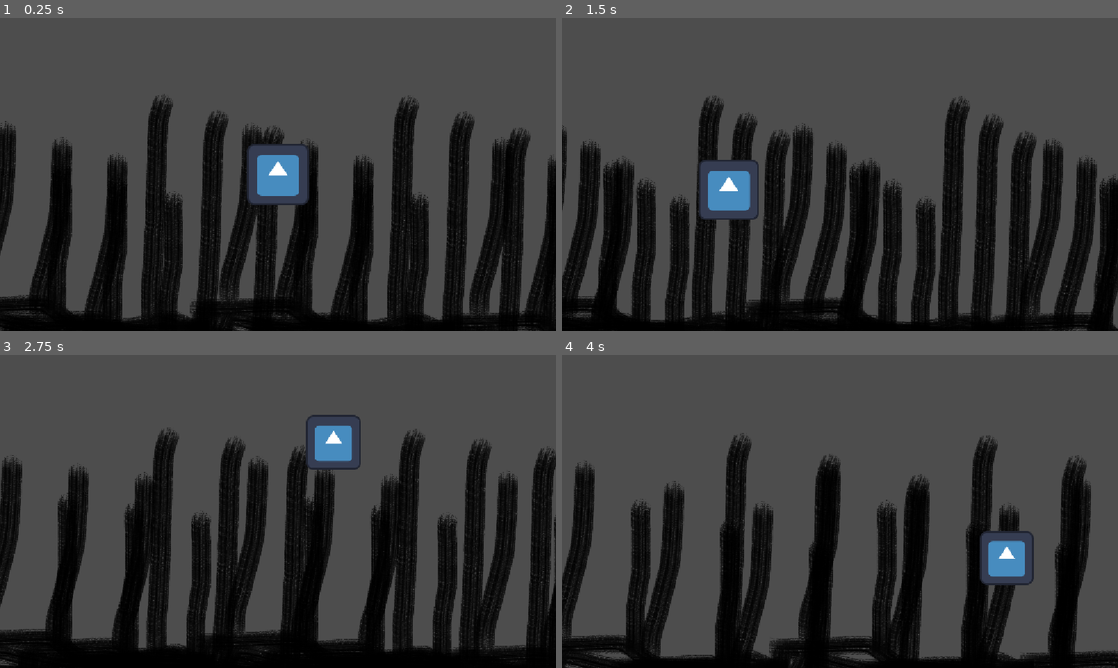
Above: before the commit, frames 1-4 (two rows, left to right).
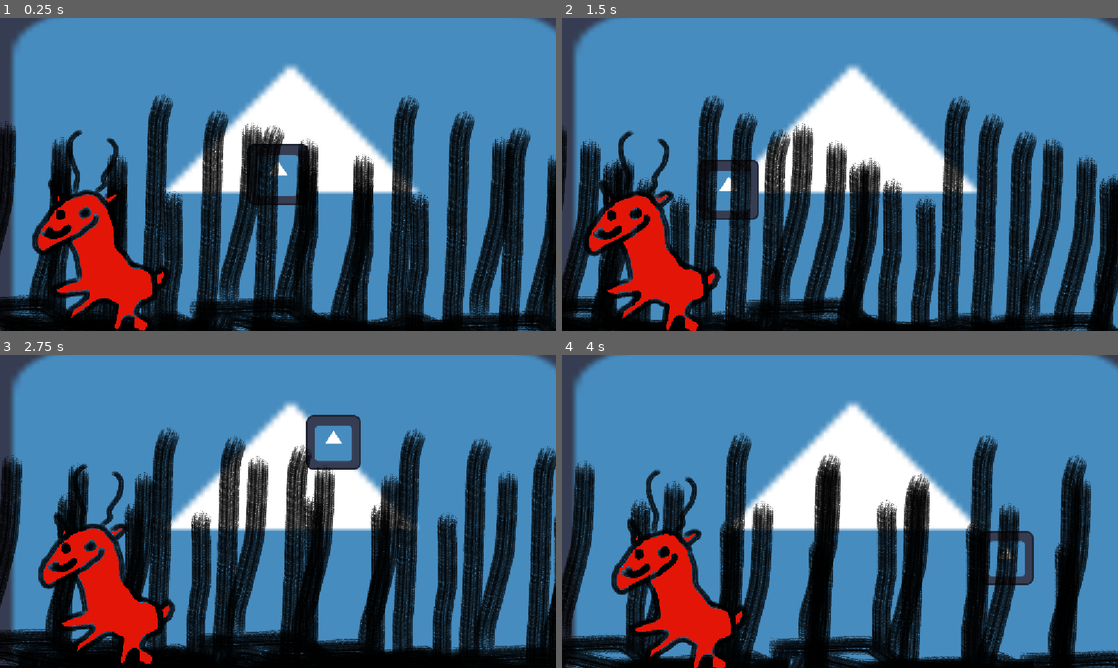
Above: after the commit, the same moments.

Repository: Fionn-the-goose/deer-hunting
Game: Godot game, scene res://play_scene.tscn
The game is run twice, just before and just after one commit, with the same random seed, the same clock (stepped at 60 frames per second) and the same inputs. The engine's default icon, where the game draws it, is replaced by a stand-in: a white triangle on a blue panel in a dark square.
Inputs (mouse positions are in pixels of both pictures, inside the frame that each line leads up to):
- Up to frame 1 (0.25 s): no input
- Up to frame 2 (1.5 s): tap Enter at 0.5 s; move the mouse to (962, 158) at 0.52 s; press the mouse at (962, 158) at 0.53 s; tap Space at 1.25 s; move the mouse to (728, 190) at 1.27 s; release the mouse at (728, 190) at 1.28 s; click (728, 190) at 1.35 s
- Up to frame 3 (2.75 s): tap Enter at 2 s; move the mouse to (333, 442) at 2.02 s; press the mouse at (333, 442) at 2.03 s
- Up to frame 4 (4 s): tap Space at 2.75 s; move the mouse to (812, 574) at 2.77 s; release the mouse at (812, 574) at 2.78 s; click (812, 574) at 2.85 s; tap Enter at 3.5 s; move the mouse to (1006, 558) at 3.52 s; press the mouse at (1006, 558) at 3.53 s

The runs differ from the first frame. In frame 1, 75% of the frame differs, in the area x 2-100%, y 0-100%; in frame 2, 75%; in frame 3, 72%; in frame 4, 79%.

Commit message:
still in the starting area

Diff:
--- /dev/null
+++ b/oh-dear/assets/materials/new_canvas_item_material.tres
@@ -0,0 +1,4 @@
+[gd_resource type="CanvasItemMaterial" format=3 uid="uid://ckqoudkfcejh7"]
+
+[resource]
+blend_mode = 1
--- /dev/null
+++ b/oh-dear/cursor.tscn
@@ -0,0 +1,20 @@
+[gd_scene format=3 uid="uid://d1di8cjvdae34"]
+
+[ext_resource type="Script" uid="uid://br7xj40qhldhr" path="res://click_recognition.gd" id="1_5l68f"]
+[ext_resource type="Texture2D" uid="uid://cwbcq0qsve3h2" path="res://icon.svg" id="2_e4vdg"]
+
+[sub_resource type="CircleShape2D" id="CircleShape2D_de42a"]
+radius = 62.03225
+
+[node name="cursor" type="Node2D" unique_id=1538365253]
+script = ExtResource("1_5l68f")
+
+[node name="Sprite2D" type="Sprite2D" parent="." unique_id=1860365061]
+z_index = -2
+texture = ExtResource("2_e4vdg")
+
+[node name="Area2D" type="Area2D" parent="Sprite2D" unique_id=1398173555]
+
+[node name="CollisionShape2D" type="CollisionShape2D" parent="Sprite2D/Area2D" unique_id=2098689113]
+shape = SubResource("CircleShape2D_de42a")
+disabled = true
--- /dev/null
+++ b/oh-dear/deer.gd
@@ -0,0 +1,29 @@
+extends Node2D
+var targeted : bool = false
+@onready var body : Sprite2D = $"Area2D/Sprite2D"
+
+# Called when the node enters the scene tree for the first time.
+func _ready() -> void:
+	pass # Replace with function body.
+
+# Called every frame. 'delta' is the elapsed time since the previous frame.
+func _process(delta: float) -> void:
+	if targeted:
+		#body.rotate()
+		pass
+	pass
+
+
+func _on_area_2d_body_entered(body: Node2D) -> void:
+
+	print(body.name)
+
+
+func _on_area_2d_mouse_entered() -> void:
+	targeted = true
+	pass # Replace with function body.
+
+
+func _on_area_2d_mouse_exited() -> void:
+	targeted = false
+	pass # Replace with function body.
--- /dev/null
+++ b/oh-dear/deer.tscn
@@ -0,0 +1,25 @@
+[gd_scene format=3 uid="uid://dpnfxhnsc6frd"]
+
+[ext_resource type="Texture2D" uid="uid://cgdvhtxqcx5nc" path="res://assets/dev_sprites/DEV_deer.png" id="1_3nj34"]
+[ext_resource type="Script" uid="uid://dbhkm5yn5ah78" path="res://deer.gd" id="1_uavrq"]
+
+[node name="Deer" type="Node2D" unique_id=1604934040]
+script = ExtResource("1_uavrq")
+
+[node name="Area2D" type="Area2D" parent="." unique_id=1342167395]
+position = Vector2(-36.999996, -138.00002)
+scale = Vector2(11.085, 11.085)
+
+[node name="CollisionPolygon2D" type="CollisionPolygon2D" parent="Area2D" unique_id=958916810]
+position = Vector2(3.000001, 7)
+polygon = PackedVector2Array(6.0992146, -2.2952585, 9.099215, -1.3428774, 11.099217, -2.2952585, 12.099217, -0.39049625, 9.0992155, 3.4190283, 6.0992146, 4.3714094, 9.099215, 7.228553, 8.099215, 9.133313, 5.0992155, 8.180934, 5.0992155, 6.2761717, 3.0992146, 9.133313, 2.0992146, 8.180934, 2.0992155, 3.4190283, -0.9007845, 3.4190283, -4.900786, 7.228553, -6.900786, 6.2761717, -2.900786, 2.4666471, -9.900786, 2.4666471, -8.900786, 0.5618849, -3.900786, -0.39049625, -5.900786, -7.0571632, -10.900786, -4.20002, -12.900787, -7.0571632, -7.9007864, -14.676211, -1.9007854, -16.580973, 2.0992146, -12.771449, 2.0992146, -7.0571632)
+
+[node name="Sprite2D" type="Sprite2D" parent="Area2D" unique_id=954181085]
+scale = Vector2(0.055, 0.055)
+texture = ExtResource("1_3nj34")
+
+[connection signal="area_entered" from="Area2D" to="." method="_on_area_2d_area_entered"]
+[connection signal="body_entered" from="Area2D" to="." method="_on_area_2d_body_entered"]
+[connection signal="mouse_entered" from="Area2D" to="." method="_on_area_2d_mouse_entered"]
+[connection signal="mouse_entered" from="Area2D" to="Area2D" method="_on_mouse_entered"]
+[connection signal="mouse_exited" from="Area2D" to="." method="_on_area_2d_mouse_exited"]
--- /dev/null
+++ b/oh-dear/deer_body.gd
@@ -0,0 +1,14 @@
+extends Area2D
+
+# Called when the node enters the scene tree for the first time.
+func _ready() -> void:
+	pass # Replace with function body.
+
+# Called every frame. 'delta' is the elapsed time since the previous frame.
+func _process(delta: float) -> void:
+	pass
+
+
+func _on_mouse_entered() -> void:
+	print("cool deer")
+	pass # Replace with function body.
--- a/oh-dear/parallax_layer.gd
+++ b/oh-dear/parallax_layer.gd
@@ -1,17 +1,17 @@
 extends Node2D
 @export var influence : float = .2
 @export var Sprite : Sprite2D
-@onready var cursor : Node2D = $"%Cursor" as Node2D
+@onready var cursor : Node2D = $"%cursor" as Node2D
 
 # Called when the node enters the scene tree for the first time.
 func _ready() -> void:
-	var currentSprite = self.get_child(0) as Sprite2D
-	currentSprite = Sprite
+	if Sprite!=null:
+		var currentSprite = self.get_child(0) as Sprite2D
+		currentSprite.texture = Sprite
 	pass
 
 # Called every frame. 'delta' is the elapsed time since the previous frame.
 func _process(delta: float) -> void:
-	print(cursor.position)
 	var pos : Vector2  = cursor.position
 	position.x = pos.x * influence
 	position.y = pos.y * influence * 0.5
--- a/oh-dear/play_scene.tscn
+++ b/oh-dear/play_scene.tscn
@@ -1,24 +1,31 @@
 [gd_scene format=3 uid="uid://dvj0v2nc2vr2x"]
 
+[ext_resource type="PackedScene" uid="uid://d1di8cjvdae34" path="res://cursor.tscn" id="1_a0jw4"]
 [ext_resource type="Texture2D" uid="uid://cwbcq0qsve3h2" path="res://icon.svg" id="1_memhf"]
-[ext_resource type="Script" uid="uid://br7xj40qhldhr" path="res://click_recognition.gd" id="2_0tbyp"]
 [ext_resource type="PackedScene" uid="uid://wca7672d3hrx" path="res://parallax_layer.tscn" id="3_1p5oe"]
+[ext_resource type="PackedScene" uid="uid://dpnfxhnsc6frd" path="res://deer.tscn" id="4_a0jw4"]
 
 [node name="Scene" type="Node2D" unique_id=724858009]
 
-[node name="Cursor" type="Node2D" parent="." unique_id=1728234680]
+[node name="cursor" parent="." unique_id=1538365253 instance=ExtResource("1_a0jw4")]
 unique_name_in_owner = true
-script = ExtResource("2_0tbyp")
-
-[node name="Sprite2D" type="Sprite2D" parent="Cursor" unique_id=674163220]
-z_index = 2
-texture = ExtResource("1_memhf")
 
 [node name="paralax_01" parent="." unique_id=1688922290 instance=ExtResource("3_1p5oe")]
 influence = 0.1
+
+[node name="Deer" parent="paralax_01" unique_id=1604934040 instance=ExtResource("4_a0jw4")]
+z_index = 2
+position = Vector2(158, 585)
 
 [node name="paralax_02" parent="." unique_id=1512096571 instance=ExtResource("3_1p5oe")]
 influence = 0.3
 
 [node name="paralax_03" parent="." unique_id=628585852 instance=ExtResource("3_1p5oe")]
 influence = 0.5
+
+[node name="Background" type="Sprite2D" parent="." unique_id=968125258]
+z_index = -4
+use_parent_material = true
+position = Vector2(603.00006, 343.50003)
+scale = Vector2(13.109374, 8.8046875)
+texture = ExtResource("1_memhf")
Binary file added: oh-dear/assets/dev_sprites/DEV_deer.png
Not shown, added: oh-dear/assets/dev_sprites/DEV_deer.png.import
Binary file added: oh-dear/assets/dev_sprites/DEV_deer_death..png
Not shown, added: oh-dear/assets/dev_sprites/DEV_deer_death..png.import
Not shown, added: oh-dear/deer.gd.uid
Not shown, added: oh-dear/deer_body.gd.uid
